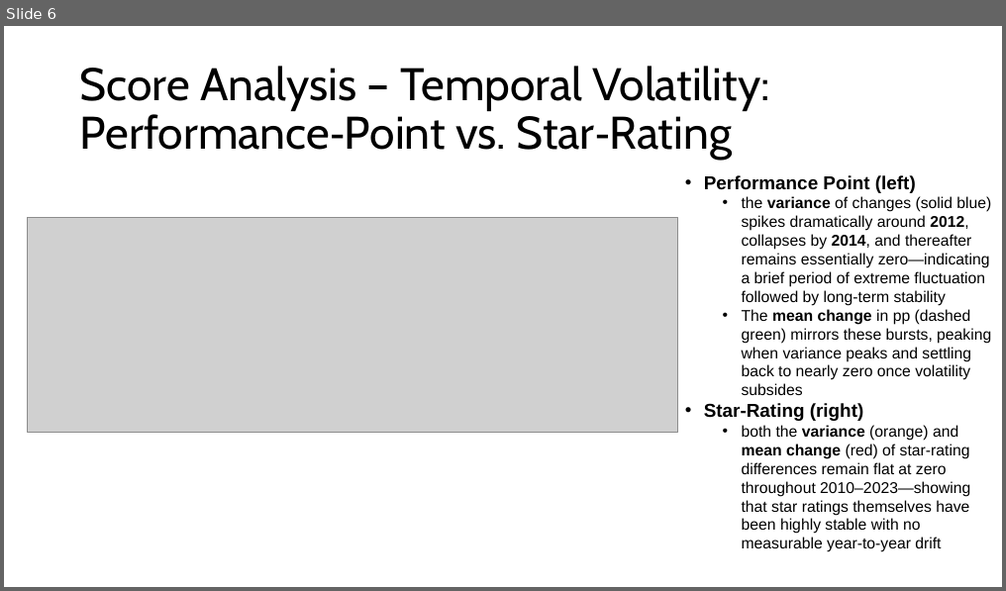
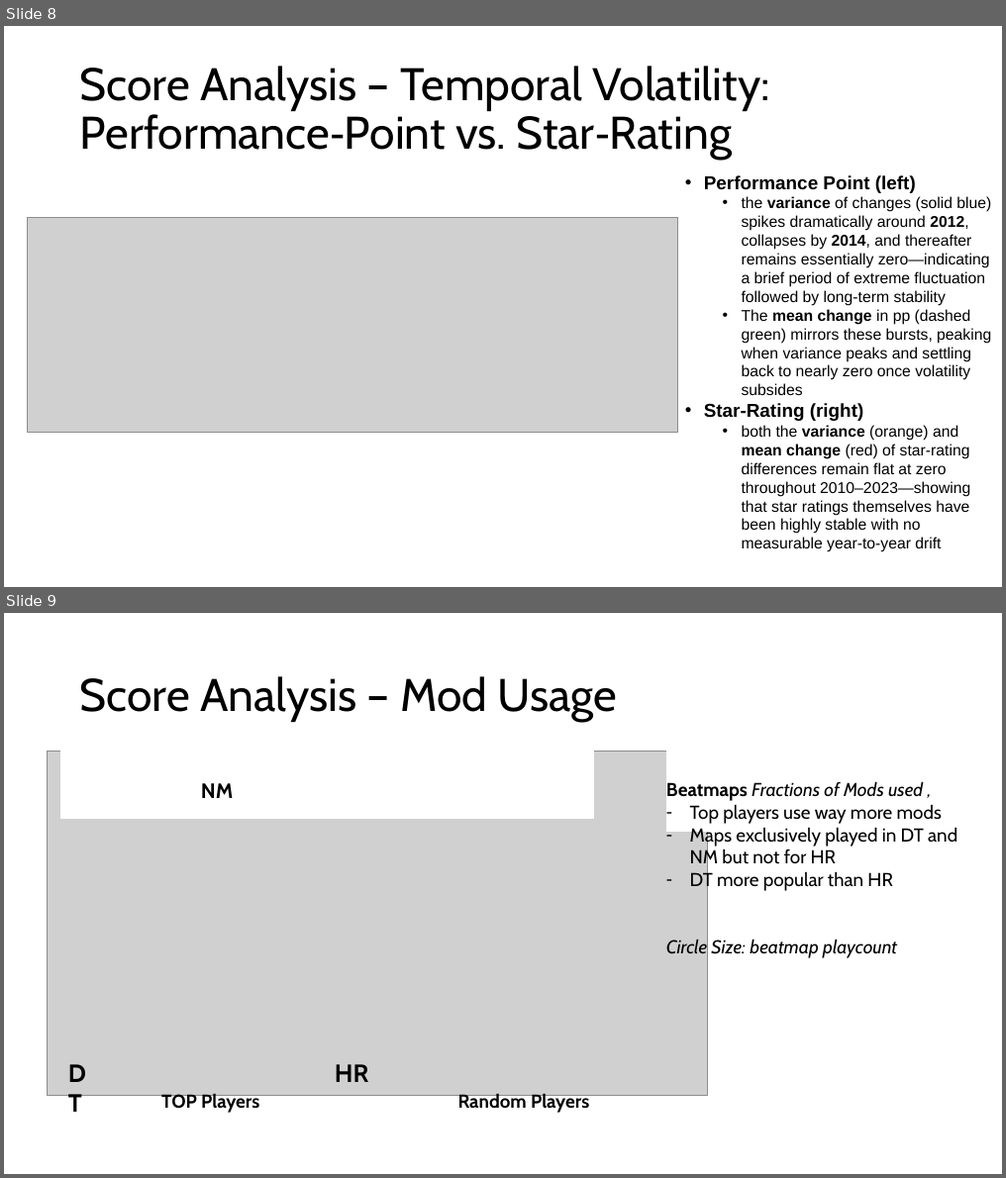
Before and after one commit to mattik01/Osu-RecSys-Study, a slide deck: documentation/Data Analysis.pptx. Shown one above the other, each under a label of ours: slide 6 before the commit, slides 8 and 9 after it. The pictures are 1006x591 and 1006x1178 pixels, drawn with LibreOffice and Linux fonts; fonts in the diff are those of the drawing; grey boxes stand for pictures. Boxes give left, top, right and bottom in pixels: in the first picture for what was removed or moved away, otherwise in the second. Text is boxed around its words. In the diff, an @@ line names an element or a change of style, - is before the commit and + after.

```diff
--- a/documentation/Data Analysis.pptx
+++ b/documentation/Data Analysis.pptx
@@ slide 9 added at <box>4,613,1002,1174</box>, background #FFFFFF @@
@@ title added at <box>80,676,618,722</box>, 44 pt, text #000000 @@
+Score Analysis – Mod Usage
@@ picture added at <box>47,752,707,1096</box> @@
@@ rectangle added at <box>60,736,594,818</box>, fill #FFFFFF, outline #FFFFFF 1.5 pt @@
@@ rectangle added at <box>667,749,966,831</box>, fill #FFFFFF, outline #FFFFFF 1.5 pt @@
@@ text added at <box>201,783,233,798</box>, 20 pt, text #000000, bold @@
+NM
@@ text added at <box>666,781,957,959</box>, 18 pt, text #000000 @@
+Beatmaps Fractions of Mods used ,
+– Top players use way more mods
+– Maps exclusively played in DT and NM but not for HR
+– DT more popular than HR
+Circle Size: beatmap playcount
@@ text added at <box>60,1054,106,1091</box>, 24 pt, text #000000, bold @@
+DT
@@ text added at <box>335,1064,368,1082</box>, 24 pt, text #000000, bold @@
+HR
@@ text added at <box>161,1094,259,1113</box>, 18 pt, text #000000, bold @@
+TOP Players
@@ text added at <box>458,1094,589,1113</box>, 18 pt, text #000000, bold @@
+Random Players
@@ what was slide 6 is now slide 8 @@
```
Also in this commit, not shown: 3 slides changed, 4 other slides added, 1 slide removed, 42 other files.
